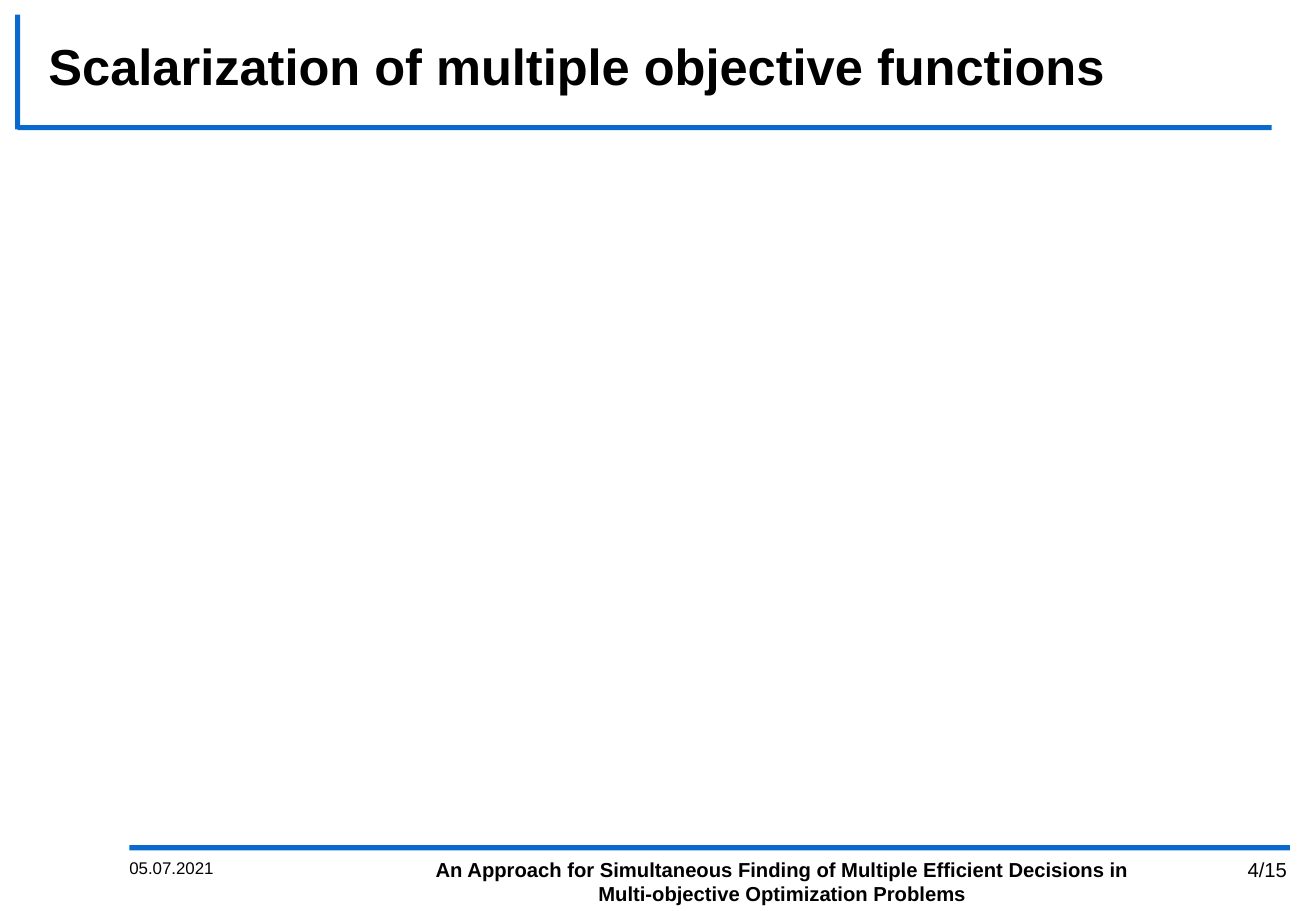
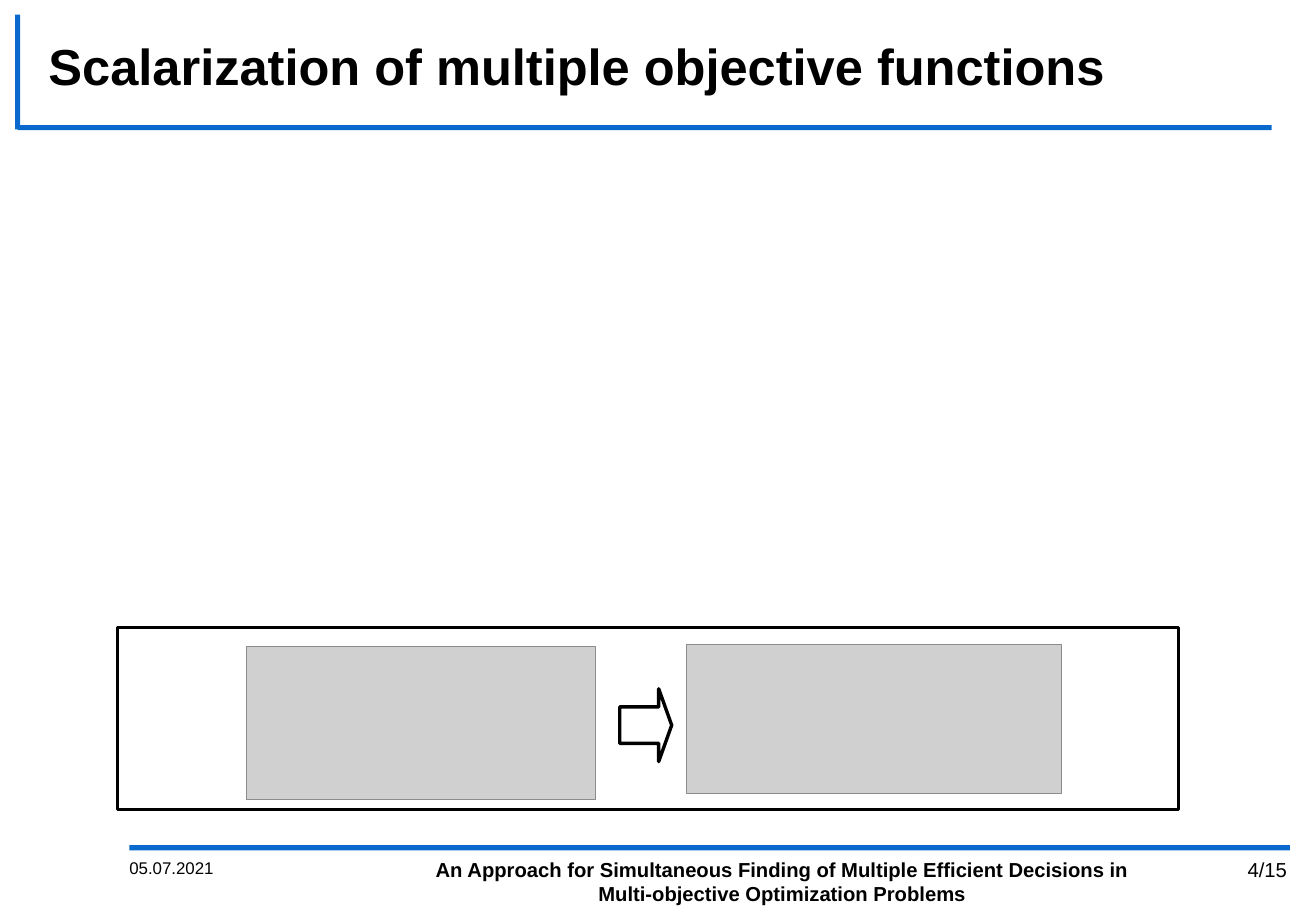
Before and after one commit to kabarkalov/GlobOptPapers, a slide deck: slide 4 of 2021/MOTOR_BarkalovLebedev/MOTOR_2021.pptx. Drawn at 1316x911 pixels with LibreOffice and Linux fonts; fonts in the diff are those of the drawing; grey boxes stand for pictures; background and template pictures are left out. Boxes give left, top, right and bottom in pixels: in the first picture for what was removed or moved away, otherwise in the second. Text is boxed around its words. In the diff, an @@ line names an element or a change of style, - is before the commit and + after.

```diff
--- a/2021/MOTOR_BarkalovLebedev/MOTOR_2021.pptx
+++ b/2021/MOTOR_BarkalovLebedev/MOTOR_2021.pptx
@@ rectangle added at [117,628,1179,811], fill #FFFFFF, outline #000000 2 pt @@
@@ picture added at [247,646,597,800] @@
@@ picture added at [687,645,1061,793] @@
@@ right arrow added at [620,689,672,762], fill #FFFFFF, outline #000000 2 pt @@
```
Also in this commit, not shown: 7 other slides changed, 1 slide added.
